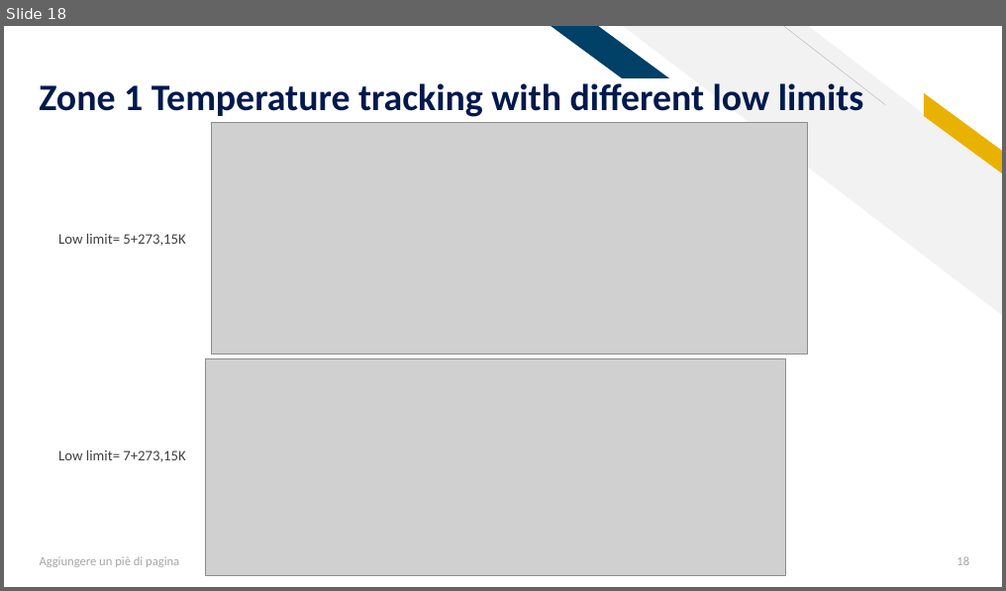
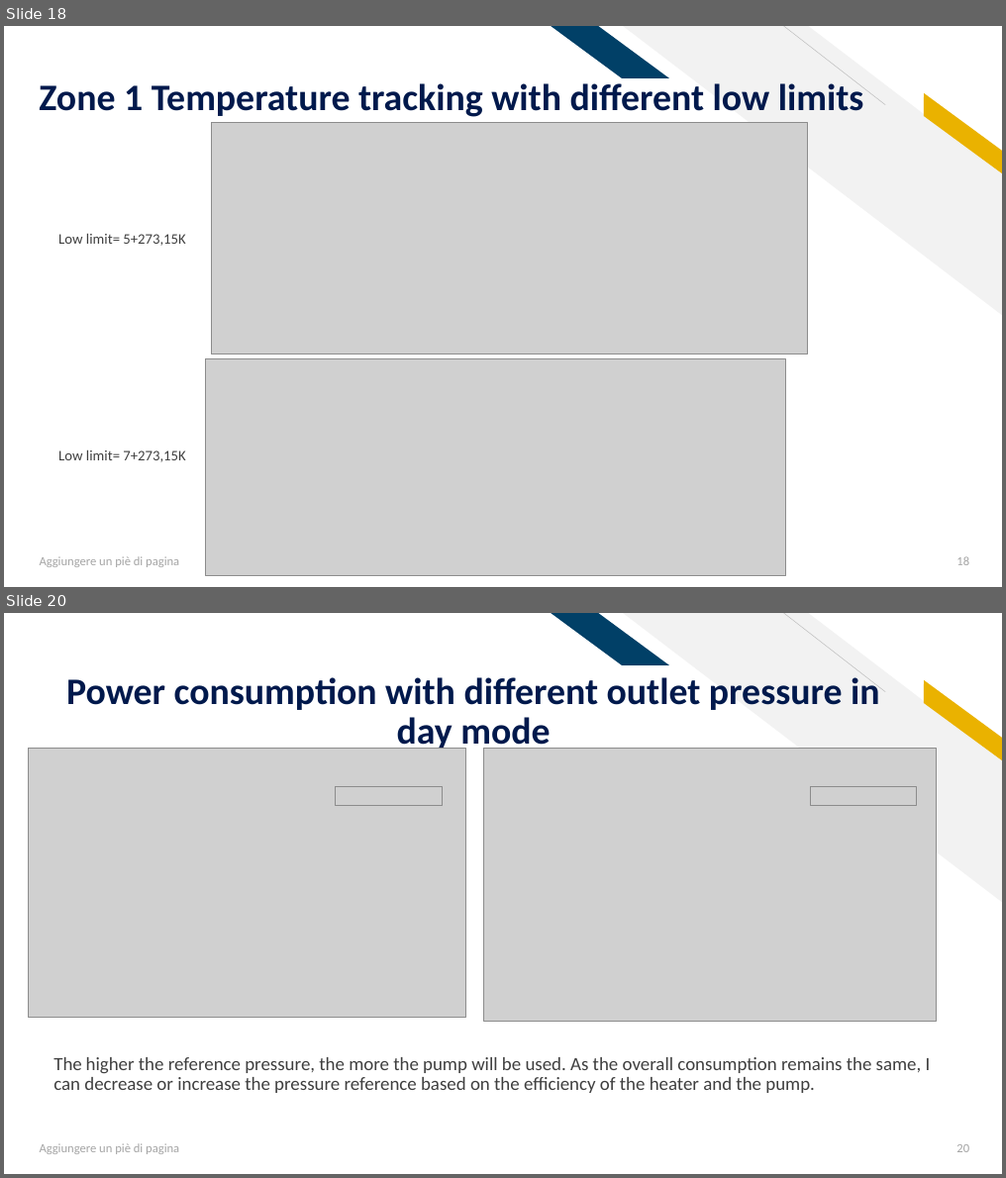
Before and after one commit to AleFire99/AES-git-repo, a slide deck: Aes_Project_2021_2022.pptx. Shown one above the other, each under a label of ours: slide 18 before the commit, slides 18 and 20 after it; the slides between them are not shown. The pictures are 1006x591 and 1006x1178 pixels, drawn with LibreOffice and Linux fonts; fonts in the diff are those of the drawing; grey boxes stand for pictures. Boxes give left, top, right and bottom in pixels: in the first picture for what was removed or moved away, otherwise in the second. Text is boxed around its words. In the diff, an @@ line names an element or a change of style, - is before the commit and + after.

Commit message:
Finally merged all powerpoints together, please give it a look!

```diff
--- a/Aes_Project_2021_2022.pptx
+++ b/Aes_Project_2021_2022.pptx
@@ slide 20 added at (4, 613, 1002, 1174), background #FFFFFF; not listed: 4 template elements that a slide beside it also shows @@
@@ title added at (66, 672, 880, 754), 36 pt, text #00194C, bold @@
+Power consumption with different outlet pressure in day mode
@@ picture added at (28, 748, 465, 1017) @@
@@ picture added at (484, 748, 936, 1021) @@
@@ picture added at (336, 786, 442, 805) @@
@@ picture added at (810, 786, 917, 805) @@
@@ text added at (54, 1058, 931, 1093), 18 pt, text #3F3F3F @@
+The higher the reference pressure, the more the pump will be used. As the overall consumption remains the same, I can decrease or increase the pressure reference based on the efficiency of the heater and the pump.
@@ text added at (40, 1144, 179, 1155), 12 pt, text #A5A5A5 @@
+Aggiungere un piè di pagina
@@ page number added at (956, 1145, 969, 1153), 12 pt, text #A5A5A5 @@
+20
```
Also in this commit, not shown: 1 slide changed, 4 other slides added, 7 other files.
